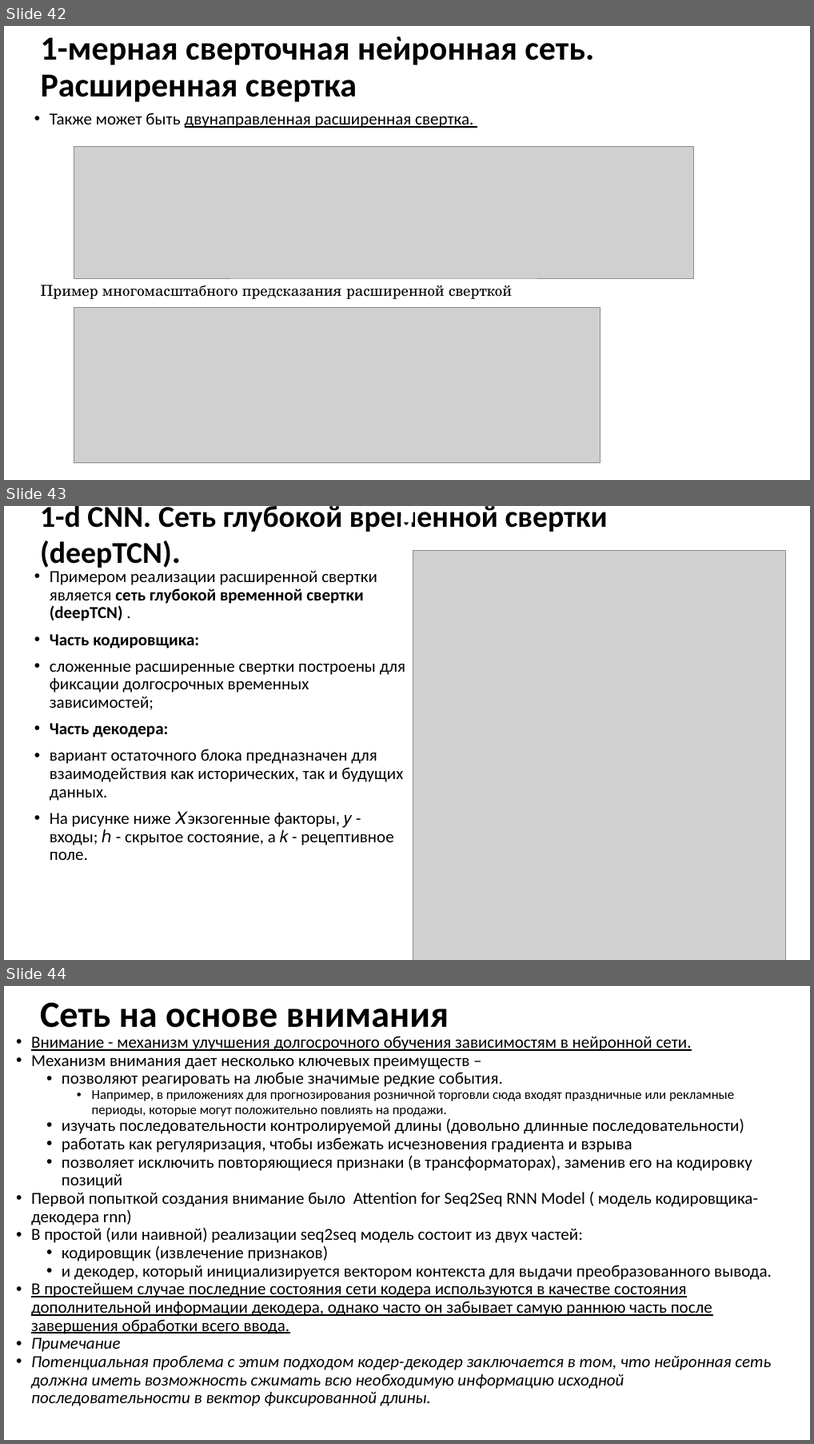
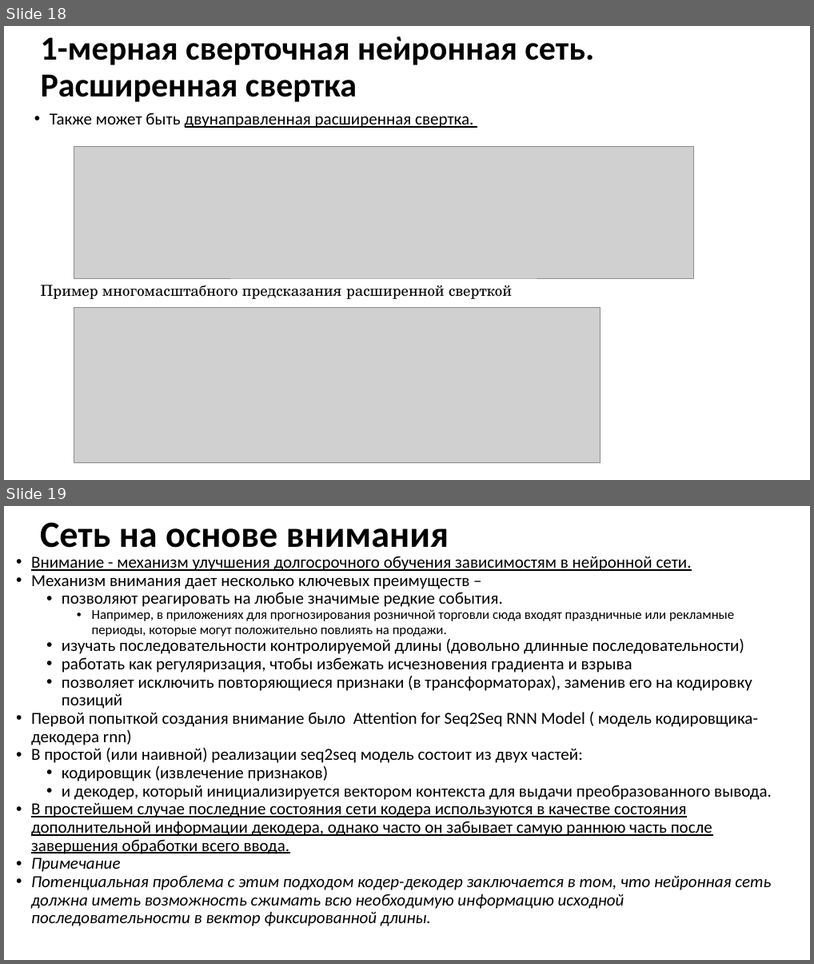
Before and after one commit to MVRonkin/TimeSeriesCourse, a slide deck: 2025/LEC/07-3 Transformers.pptx. Shown one above the other, each under a label of ours: slides 42, 43 and 44 before the commit, slides 18 and 19 after it. The pictures are 814x1444 and 814x964 pixels, drawn with LibreOffice and Linux fonts; fonts in the diff are those of the drawing; grey boxes stand for pictures. Boxes give left, top, right and bottom in pixels: in the first picture for what was removed or moved away, otherwise in the second. Text is boxed around its words. In the diff, an @@ line names an element or a change of style, - is before the commit and + after.

```diff
--- a/2025/LEC/07-3 Transformers.pptx
+++ b/2025/LEC/07-3 Transformers.pptx
@@ slide 43 removed at [4,506,810,960], background #FFFFFF @@
@@ title removed at [40,506,608,568] @@
-1-d CNN. Сеть глубокой временной свертки (deepTCN).
@@ rectangle removed at [402,506,414,522] @@
@@ picture removed at [414,550,786,960] @@
@@ text removed at [50,570,406,860] @@
-• Примером реализации расширенной свертки является сеть глубокой временной свертки (deepTCN) .
-• Часть кодировщика:
-• сложенные расширенные свертки построены для фиксации долгосрочных временных зависимостей;
-• Часть декодера:
-• вариант остаточного блока предназначен для взаимодействия как исторических, так и будущих данных.
-• На рисунке ниже 𝑋 - экзогенные факторы, 𝑦 - входы; ℎ - скрытое состояние, а 𝑘 - рецептивное поле.
@@ what was slide 42 is now slide 18 @@
@@ what was slide 44 is now slide 19 @@
```
Also in this commit, not shown: 2 slides changed, 12 slides added, 36 other slides removed.
